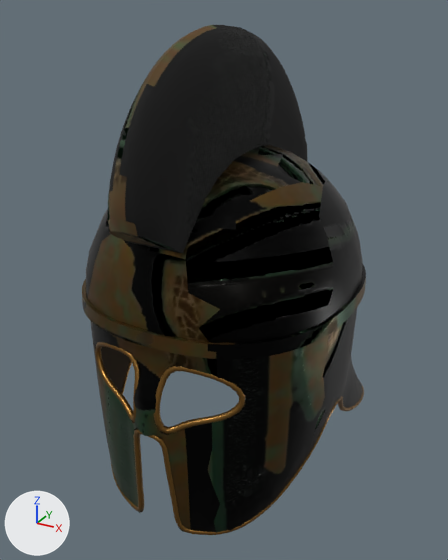
Two versions of the glTF model client/public/q/gear/emerald.glb, one commit apart.
Both versions are drawn from a camera (50 mm lens) standing at (0.239, -0.449, 0.361) and looking at (-0.009, 0.002, 0.135). Every picture has the same lights, and +X, +Y and +Z are marked at lower left. The picture after the commit comes second. Vertices at exactly the same position are counted once.

The older version as bpy lines, for what is in view:
```python
me_helm_001 = bpy.data.meshes.new('helm.001')
me_helm_001.from_pydata(...)  # 5798 vertices, 11596 faces; spans x -0.115..0.115, y -0.152..0.186, z -0.04..0.349
# faces by material slot: [4472, 2010, 3588, 1526]
me_helm_001.materials.append(mat_bronze_baked)
me_helm_001.materials.append(mat_bronze_inside_baked)
me_helm_001.materials.append(mat_bronze_plain_baked)
me_helm_001.materials.append(mat_horsehair_baked)
ob_helm = bpy.data.objects.new('helm', me_helm_001)
ob_helm.location = (0.0, 0.0, 0.0)
```
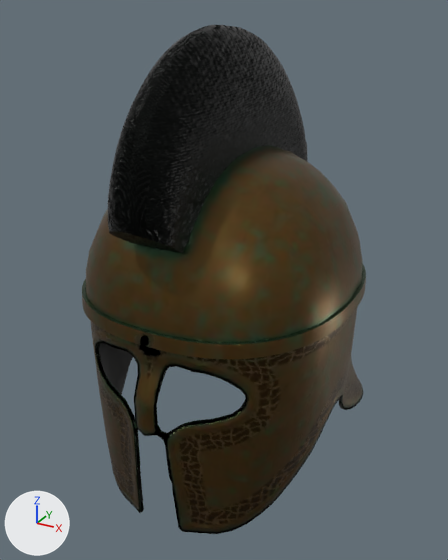
Location of each change, [x1, y1, x2, y2] in pixels of the pictures (448 x 560 px; the box of a moved part takes in the faces that stretch with it):
```json
{"object": "helm", "change": "reshaped", "before": [82, 25, 366, 535], "after": [82, 25, 366, 534]}
{"part": 1, "of": "me_helm_001", "change": "deleted", "before": [110, 360, 364, 535]}
{"part": 2, "of": "me_helm_001", "change": "deleted", "before": [95, 342, 139, 422], "on screen": "brown"}
{"part": 3, "of": "me_helm_001", "change": "deleted", "before": [154, 366, 245, 434], "on screen": "brown"}
{"part": 4, "of": "me_helm_001", "change": "moved or reshaped", "before": [98, 312, 359, 532], "after": [98, 312, 360, 532]}
{"part": 5, "of": "me_helm_001", "change": "moved or reshaped", "before": [218, 152, 257, 179], "after": [218, 152, 257, 179]}
{"part": 6, "of": "me_helm_001", "change": "recoloured", "before": [82, 145, 366, 533], "after": [82, 145, 366, 533], "on screen": "black to brown"}
{"part": 7, "of": "me_helm_001", "change": "recoloured", "before": [122, 369, 246, 513], "after": [95, 343, 246, 513]}
{"part": 8, "of": "me_helm_001", "change": "recoloured", "before": [108, 25, 308, 253], "after": [108, 25, 308, 253]}
```

Edits to the scene script, one JSON object a line:
```json
{"op": "add", "block": "mat_helm_baked", "code": ["mat_helm_baked = bpy.data.materials.new('helm_baked')", "# uses the picture img_helm_color", "# uses the picture img_helm_normal"]}
{"block": "me_helm_001", "where": "# used by ob_helm; location = (0.0, 0.0, 0.0)"}
{"op": "remove", "block": "me_helm_001", "code": "me_helm_001.from_pydata(...)  # 5798 vertices, 11596 faces; spans x -0.115..0.115, y -0.152..0.186, z -0.04..0.349"}
{"op": "remove", "block": "me_helm_001", "code": "me_helm_001.materials.append(mat_bronze_plain_baked)"}
{"op": "add", "block": "me_helm_001", "code": "me_helm_001.from_pydata(...)  # 3999 vertices, 7998 faces; spans x -0.115..0.115, y -0.152..0.185, z -0.039..0.349"}
{"block": "me_helm_001", "change": "me_helm_001 part 1: the loose piece of 900 vertices spanning x -0.106..0.106, y -0.139..0.186, z -0.04..0.065 is deleted"}
{"block": "me_helm_001", "change": "me_helm_001 part 2: the loose piece of 162 vertices spanning x -0.069..-0.007, y -0.138..-0.106, z 0.065..0.124 is deleted"}
{"block": "me_helm_001", "change": "me_helm_001 part 3: the loose piece of 162 vertices spanning x 0.007..0.069, y -0.138..-0.106, z 0.065..0.124 is deleted"}
{"block": "me_helm_001", "change": "me_helm_001 part 4: 48 vertices moved from x -0.105..0.102, y -0.132..0.143, z -0.036..0.2 to x -0.105..0.102, y -0.131..0.142, z -0.036..0.194; 281 vertices removed from x -0.106..0.109, y -0.14..0.166, z -0.038..0.214; 276 vertices added at x -0.106..0.109, y -0.14..0.168, z -0.038..0.215"}
{"block": "me_helm_001", "change": "me_helm_001 part 5: 6 vertices moved from x -0.049..0.062, y -0.086..-0.052, z 0.218..0.24 to x -0.047..0.062, y -0.089..-0.054, z 0.213..0.242; 16 vertices removed from x -0.08..0.075, y -0.095..0.024, z 0.191..0.256; 16 vertices added at x -0.078..0.074, y -0.098..0.027, z 0.193..0.257"}
{"block": "me_helm_001", "change": "me_helm_001 part 6: 4203 faces spanning x -0.115..0.115, y -0.138..0.185, z -0.038..0.272 switch from mat_bronze_baked to mat_helm_baked"}
{"block": "me_helm_001", "change": "me_helm_001 part 7: 1066 faces spanning x -0.109..0.109, y -0.14..0.185, z -0.039..0.257 switch from mat_bronze_inside_baked to mat_helm_baked"}
{"block": "me_helm_001", "change": "me_helm_001 part 8: 1526 faces spanning x -0.024..0.024, y -0.152..0.16, z 0.049..0.349 switch from mat_horsehair_baked to mat_helm_baked"}
{"block": "me_helm_001", "change": "other edits to the shape of me_helm_001 do not show in these pictures"}
```
